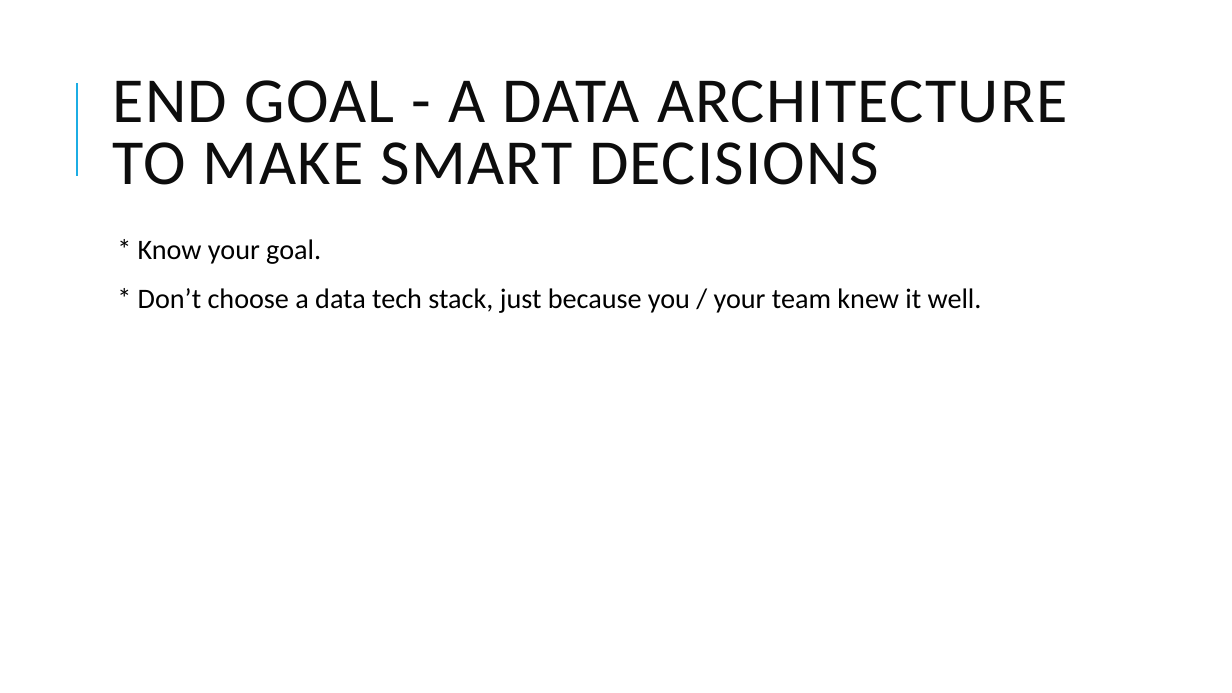
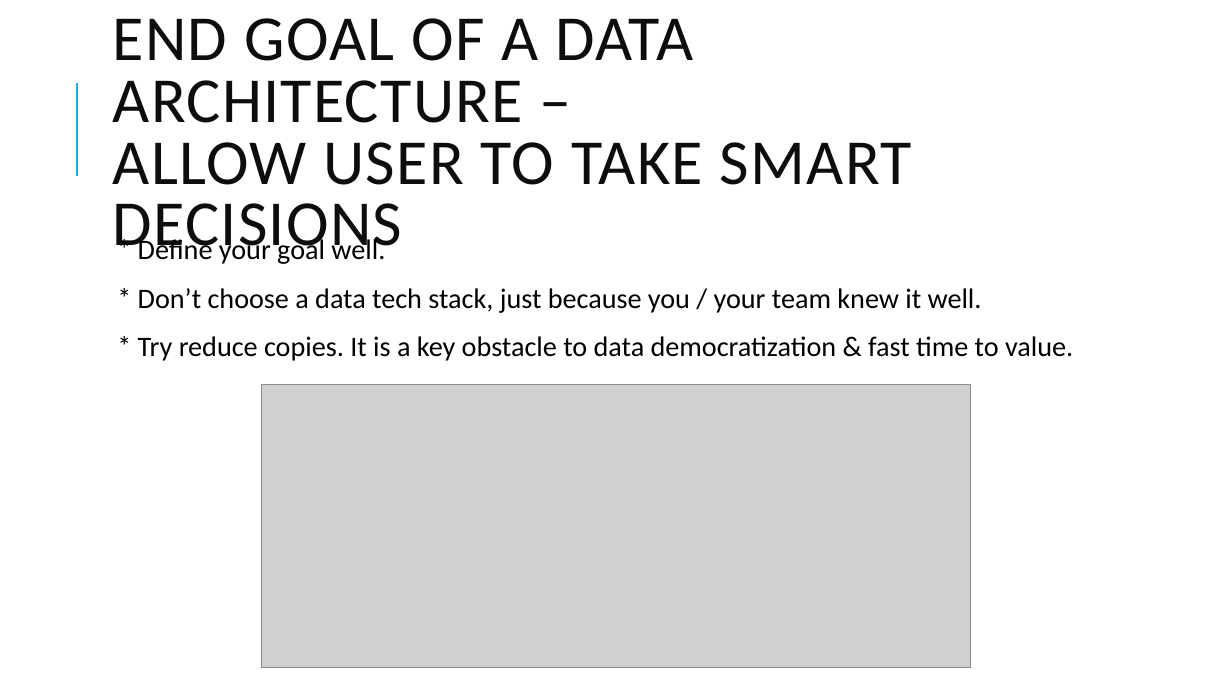
Before and after one commit to dinesarun/common, a slide deck: slide 4 of sessions/GAB 2021/Choosing right Data Service.pptx. Drawn at 1232x693 pixels with LibreOffice and Linux fonts; fonts in the diff are those of the drawing; grey boxes stand for pictures. Boxes give left, top, right and bottom in pixels: in the first picture for what was removed or moved away, otherwise in the second. Text is boxed around its words. In the diff, an @@ line names an element or a change of style, - is before the commit and + after.

```diff
--- a/sessions/GAB 2021/Choosing right Data Service.pptx
+++ b/sessions/GAB 2021/Choosing right Data Service.pptx
@@ title at [113,18,912,261]: text changed @@
-END GOAL - A DATA ARCHITECTURE TO MAKE SMART DECISIONS
+END GOAL OF A DATA ARCHITECTURE –
+ALLOW USER TO TAKE SMART DECISIONS
@@ text at [138,236,385,264]: text changed @@
-  * Know your goal.
+  * Define your goal well.
@@ text at [138,336,1073,361]: paragraph added @@
+  * Try reduce copies. It is a key obstacle to data democratization & fast time to value.
@@ picture added at [262,385,971,668] @@
```
Also in this commit, not shown: 2 other slides changed, 3 slides added, 1 slide removed.
